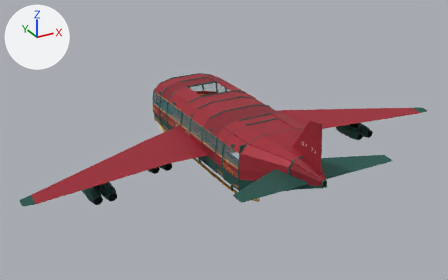
Renders of the glTF model assets/aircraft/north_star.glb from each side of a commit.
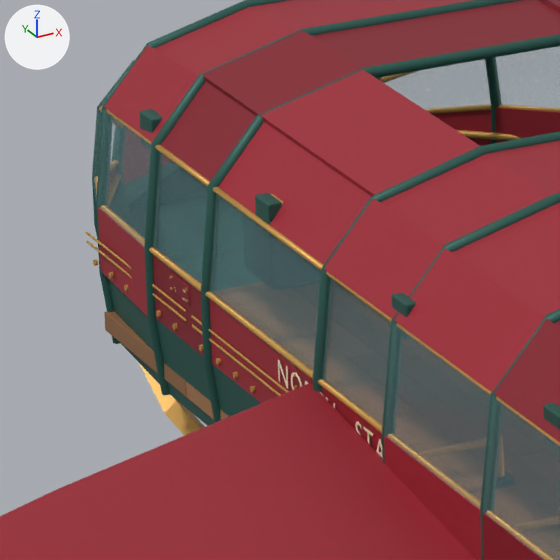
Old and new are each drawn whole from a camera (50 mm lens) standing at (-21.1, -38.0, 19.0) and looking at (-0.7, -0.9, 0.5) and again close up on the part from 31% to 47% of the width and 28% to 53% of the height. Every picture has the same lights, and +X, +Y and +Z are marked at upper left. The first two pictures are the older version. Where no turn or scale is listed for an object, it has been applied to the vertices. Vertices at exactly the same position are counted once.

Names of what the first close-up shows: 'Cranberry enamel', 'Oiled fir 0', 'Oiled fir 3', 'Old brass', 'Oxide red', 'Pale glacier glazing', 'Spruce lacquer' and 1 more.
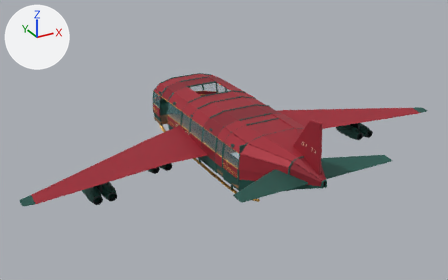
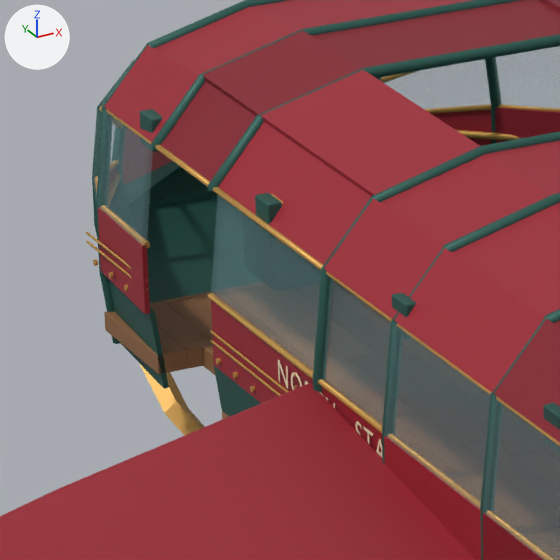
Pixel boxes [x1, y1, x2, y2] of what changed, in the close-ups (560 x 560 px; the box of a moved part takes in the faces that stretch with it):
'Oiled fir 0', reshaped: before [104, 311, 187, 397]; after [104, 298, 213, 374]
'Oiled fir 3', reshaped (mostly hidden afterwards): before [186, 381, 229, 420]; after [222, 411, 229, 420]
part 1 of me_oiled_fir_0, cut back: before [104, 311, 187, 397]; after [104, 311, 188, 374]
part 3 of me_old_brass, deleted: before [156, 276, 203, 351]
part 4 of me_old_brass, moved or reshaped: before [86, 232, 313, 396]; after [86, 109, 313, 396]
part 5 of me_oxide_red, deleted: before [170, 272, 191, 305]
part 6 of me_oxide_red, deleted (red): before [153, 255, 203, 356]
part 7 of me_pale_glacier_glazing, moved or reshaped: [93, 53, 321, 371] in both
part 8 of me_spruce_lacquer, moved or reshaped: before [108, 146, 261, 426]; after [122, 146, 213, 389]

Patch to the scene script:
```diff
--- a/assets/aircraft/north_star.glb.py
+++ b/assets/aircraft/north_star.glb.py
@@ me_oiled_fir_0 @@
-me_oiled_fir_0.from_pydata(...)  # 1344 vertices, 2592 faces; spans x -3.0..3.0, y -7.0..7.0, z -0.21..0.0
+me_oiled_fir_0.from_pydata(...)  # 1328 vertices, 2560 faces; spans x -3.0..3.0, y -7.0..7.0, z -0.21..0.0
+# me_oiled_fir_0 part 1
+# 28 vertices are removed from x -3.0..-2.67, y 4.89..4.9, z -0.21..0.0
+# 87 faces are deleted
+# 4 vertices move within x -2.67, y 6.99, z -0.2..-0.01
+# 12 new vertices lie (0.0, -1.39, 0.0) away from vertices in x -3.0..-2.67, y 6.99, z -0.21..0.0
+# 55 new faces join them
 me_oiled_fir_0.materials.append(mat_oiled_fir_0)
@@ me_oiled_fir_3 @@
-me_oiled_fir_3.from_pydata(...)  # 1456 vertices, 2808 faces; spans x -3.0..3.0, y -7.0..7.0, z -0.21..0.0
+me_oiled_fir_3.from_pydata(...)  # 1440 vertices, 2776 faces; spans x -3.0..3.0, y -7.0..7.0, z -0.21..0.0
+# me_oiled_fir_3 part 2
+# 28 vertices are removed from x -3.0..-2.67, y 4.88..4.89, z -0.21..0.0
+# 66 faces are deleted
+# 12 new vertices lie (0.0, 1.77, 0.0) away from vertices in x -3.0..-2.67, y 2.23, z -0.21..0.0
+# 34 new faces join them
 me_oiled_fir_3.materials.append(mat_oiled_fir_3)
@@ me_old_brass @@
-me_old_brass.from_pydata(...)  # 7224 vertices, 12816 faces; spans x -11.7..11.7, y -8.0..10.7, z -1.8..3.1
+me_old_brass.from_pydata(...)  # 6954 vertices, 12376 faces; spans x -11.7..11.7, y -8.0..10.7, z -1.8..3.1
+# me_old_brass part 3: 11 loose pieces with 240 vertices, spanning x -3.1..3.0, y -1.0..5.3, z 0.1..1.1, are deleted
+# me_old_brass part 4: 2 vertices moved from x -3.1..-2.8, y 4.1..7.0, z 1.2..2.2 to x -3.0..-2.8, y 4.1..7.0, z 2.2..2.3; 153 vertices removed from x -3.1..-3.0, y 4.1..5.5, z 0.7..1.3; 123 vertices added at x -3.1..-2.9, y 4.0..5.6, z 0.7..2.3
 me_old_brass.materials.append(mat_old_brass)
@@ me_oxide_red @@
-me_oxide_red.from_pydata(...)  # 700 vertices, 1332 faces; spans x -3.1..3.1, y -12.0..10.6, z 0.1..3.3
+me_oxide_red.from_pydata(...)  # 638 vertices, 1216 faces; spans x -3.1..3.1, y -12.0..10.6, z 0.1..3.3
+# me_oxide_red part 5: the loose piece of 56 vertices spanning x -3.1, y 4.5..5.0, z 0.9..1.1 is deleted
+# me_oxide_red part 6: the loose piece of 8 vertices spanning x -3.1..-3.0, y 4.1..5.5, z 0.5..1.2 is deleted
+# other edits to the shape of me_oxide_red do not show in these pictures
 me_oxide_red.materials.append(mat_oxide_red)
@@ me_pale_glacier_glazing @@
-me_pale_glacier_glazing.from_pydata(...)  # 164 vertices, 360 faces; spans x -3.1..3.1, y -7.0..9.8, z 0.5..3.1
+me_pale_glacier_glazing.from_pydata(...)  # 172 vertices, 376 faces; spans x -3.1..3.1, y -7.0..9.8, z 0.5..3.1
+# me_pale_glacier_glazing part 7
+# 5 vertices are removed from x -3.1..-3.0, y 4.1..5.5, z 1.2
+# 42 faces are deleted
+# 13 vertices are added at x -3.1..-2.9, y 4.0..5.6, z 1.2..2.3
+# 58 new faces join them
 me_pale_glacier_glazing.materials.append(mat_pale_glacier_glazing)
@@ me_spruce_lacquer @@
-me_spruce_lacquer.from_pydata(...)  # 3861 vertices, 6918 faces; spans x -16.1..16.1, y -12.1..10.7, z -1.7..3.3
+me_spruce_lacquer.from_pydata(...)  # 3619 vertices, 6450 faces; spans x -16.1..16.1, y -12.1..10.7, z -1.7..3.3
+# me_spruce_lacquer part 8: 5 vertices moved from x -3.1..-2.9, y 4.1..5.5, z 1.2..2.3 to x -3.0..-2.9, y 4.1..5.6, z 2.3; 52 vertices removed from x -3.1..-2.9, y 4.0..5.6, z -0.4..1.2; 34 vertices added at x -3.0..-2.9, y 4.0..5.6, z -0.4..2.3
+# other edits to the shape of me_spruce_lacquer do not show in these pictures
 me_spruce_lacquer.materials.append(mat_spruce_lacquer)
```
